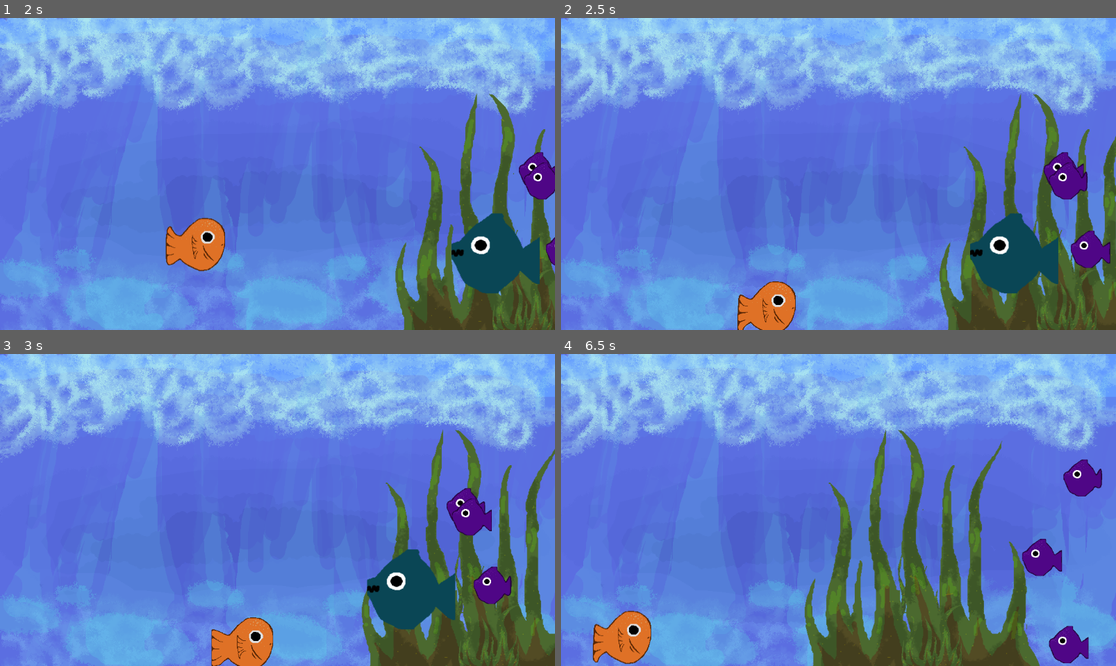
Above: before the commit, frames 1-4 (two rows, left to right).
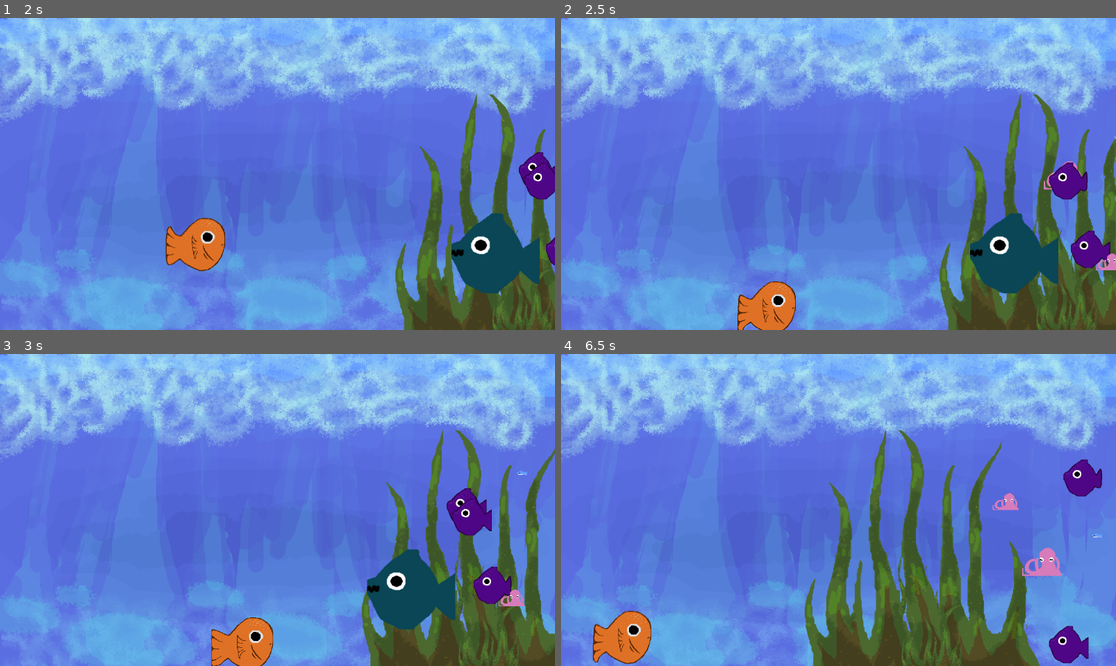
Above: after the commit, the same moments.

Repository: simvatch/Fish-Eater
Game: Godot game, scene res://menu.tscn
Two runs of this game, one before a commit and one after it. Both use one fixed random seed, a clock stepped at 60 frames per second and the inputs below.
Inputs:
- Up to frame 1 (2 s): click "Play" at 0.5 s; hold Right (right) from 1.28 s (still down)
- Up to frame 2 (2.5 s): release Right (right) at 2.03 s; hold Down (down) from 2.03 s (still down)
- Up to frame 3 (3 s): release Down (down) at 2.78 s; hold Right (right) from 2.78 s (still down)
- Up to frame 4 (6.5 s): release Right (right) at 3.53 s; hold Up (up) 3.53-4.28 s; hold Left (left) 4.28-5.78 s; hold Down (down) from 5.78 s (still down)

Frame 1 is identical in both runs. In frame 2, 0.4% of the frame differs, in the area x 86-100%, y 37-81%; in frame 3, 0.2%; in frame 4, 0.9%, in the area x 77-98%, y 44-72%.

Commit message:
fish are back

Diff:
--- a/underwater.tscn
+++ b/underwater.tscn
@@ -16,12 +16,14 @@
 [ext_resource type="Texture2D" uid="uid://d3xbjthmisuoi" path="res://blue_food.png" id="11_ac1bu"]
 [ext_resource type="Script" uid="uid://bv1owf5ijnw8d" path="res://blue.gd" id="11_x7gjk"]
 [ext_resource type="Texture2D" uid="uid://dumona87v6tw5" path="res://new-food-small-swim3.png" id="12_sxahd"]
+[ext_resource type="Texture2D" uid="uid://bnue0maigr0wn" path="res://octopus.png" id="13_56waf"]
 [ext_resource type="Texture2D" uid="uid://cngtfatfhsgdx" path="res://new-food-small-swim4.png" id="13_egjh1"]
 [ext_resource type="FontFile" uid="uid://bxnw4x5pr72cq" path="res://FreckleFace-Regular.ttf" id="18_cn81j"]
 [ext_resource type="Texture2D" uid="uid://daqdvaqtnj6ct" path="res://new-player-evo-swim1.png" id="19_37j1w"]
 [ext_resource type="Texture2D" uid="uid://u1qnp4ribvub" path="res://new-player-evo-swim2.png" id="20_057cj"]
 [ext_resource type="Texture2D" uid="uid://bvhsvdvidggkp" path="res://new-player-evo-swim3.png" id="21_56waf"]
 [ext_resource type="Texture2D" uid="uid://cad1jeuj0sfib" path="res://new-player-evo-swim4.png" id="22_1kg77"]
+[ext_resource type="Texture2D" uid="uid://dfd4mwxy3wccy" path="res://shark!.png" id="24_1kg77"]
 
 [sub_resource type="GDScript" id="GDScript_x7gjk"]
 script/source = "extends Node2D
@@ -94,6 +96,9 @@
 animations = [{
 "frames": [{
 "duration": 1.0,
+"texture": ExtResource("10_mn0x3")
+}, {
+"duration": 1.0,
 "texture": ExtResource("11_2ru4w")
 }, {
 "duration": 1.0,
@@ -103,7 +108,7 @@
 "texture": ExtResource("13_egjh1")
 }, {
 "duration": 1.0,
-"texture": ExtResource("10_mn0x3")
+"texture": ExtResource("13_56waf")
 }],
 "loop": true,
 "name": &"default",
@@ -193,86 +198,86 @@
 "speed": 5.0
 }]
 
-[node name="Node2D" type="Node2D"]
+[node name="Node2D" type="Node2D" unique_id=251930518]
 script = SubResource("GDScript_x7gjk")
 
-[node name="TextureRect" type="TextureRect" parent="."]
+[node name="TextureRect" type="TextureRect" parent="." unique_id=1306106440]
 offset_right = 40.0
 offset_bottom = 40.0
 texture = ExtResource("2_mip7y")
 
-[node name="CharacterBody2D2" type="CharacterBody2D" parent="."]
+[node name="CharacterBody2D2" type="CharacterBody2D" parent="." unique_id=1710558257]
 script = ExtResource("5_mip7y")
 
-[node name="Long" type="Sprite2D" parent="CharacterBody2D2"]
+[node name="Long" type="Sprite2D" parent="CharacterBody2D2" unique_id=660358326]
 position = Vector2(448, 520)
 texture = ExtResource("4_mn0x3")
 
-[node name="Mega" type="Sprite2D" parent="CharacterBody2D2"]
+[node name="Mega" type="Sprite2D" parent="CharacterBody2D2" unique_id=1966308563]
 position = Vector2(824, 392)
 texture = ExtResource("5_2ru4w")
 
-[node name="Small" type="Sprite2D" parent="CharacterBody2D2"]
+[node name="Small" type="Sprite2D" parent="CharacterBody2D2" unique_id=620034203]
 position = Vector2(274, 585)
 texture = ExtResource("6_0q4ab")
 
-[node name="CollisionShape2D" type="CollisionShape2D" parent="CharacterBody2D2"]
+[node name="CollisionShape2D" type="CollisionShape2D" parent="CharacterBody2D2" unique_id=1315599304]
 position = Vector2(498, 15.5)
 shape = SubResource("RectangleShape2D_x7gjk")
 
-[node name="Blue" type="Area2D" parent="." groups=["Colliding"]]
+[node name="Blue" type="Area2D" parent="." unique_id=1668231659 groups=["Colliding"]]
 position = Vector2(940.5, 251.5)
 scale = Vector2(0.6484375, 0.6015625)
 script = ExtResource("11_x7gjk")
 
-[node name="Blue" type="Sprite2D" parent="Blue"]
+[node name="Blue" type="Sprite2D" parent="Blue" unique_id=1946488004]
 position = Vector2(-231.3252, 267.63638)
 scale = Vector2(2.2067003, 2.1615384)
 texture = ExtResource("11_ac1bu")
 
-[node name="Blue2" type="CollisionShape2D" parent="Blue"]
+[node name="Blue2" type="CollisionShape2D" parent="Blue" unique_id=870911691]
 position = Vector2(-232.86755, 260.8879)
 scale = Vector2(3.4031043, 3.5932066)
 shape = SubResource("RectangleShape2D_ac1bu")
 
-[node name="Purple" type="Area2D" parent="." groups=["Colliding", "Purple"]]
+[node name="Purple" type="Area2D" parent="." unique_id=458559135 groups=["Colliding", "Purple"]]
 position = Vector2(940.5, 251.5)
 scale = Vector2(0.64843756, 0.6015625)
 script = ExtResource("9_0q4ab")
 
-[node name="Purple" type="AnimatedSprite2D" parent="Purple"]
+[node name="Purple" type="AnimatedSprite2D" parent="Purple" unique_id=727234934]
 position = Vector2(171.95177, 180.36362)
 scale = Vector2(0.9999999, 1)
 sprite_frames = SubResource("SpriteFrames_cn81j")
 autoplay = "default"
 
-[node name="Purple2" type="CollisionShape2D" parent="Purple"]
+[node name="Purple2" type="CollisionShape2D" parent="Purple" unique_id=1735120458]
 position = Vector2(171.9518, 178.7013)
 scale = Vector2(1.5421684, 1.6623377)
 shape = SubResource("RectangleShape2D_ac1bu")
 
-[node name="Purple2" type="Area2D" parent="." groups=["Colliding", "Purple"]]
+[node name="Purple2" type="Area2D" parent="." unique_id=993261838 groups=["Colliding", "Purple"]]
 position = Vector2(940.5, 251.5)
 scale = Vector2(0.64843756, 0.6015625)
 script = ExtResource("9_0q4ab")
 
-[node name="Purple" type="AnimatedSprite2D" parent="Purple2"]
+[node name="Purple" type="AnimatedSprite2D" parent="Purple2" unique_id=757049871]
 position = Vector2(171.95177, -9.142855)
 scale = Vector2(0.9999999, 1)
 sprite_frames = SubResource("SpriteFrames_p80m1")
 autoplay = "default"
 
-[node name="Purple2" type="CollisionShape2D" parent="Purple2"]
+[node name="Purple2" type="CollisionShape2D" parent="Purple2" unique_id=1646569599]
 position = Vector2(171.95172, -7.4805145)
 scale = Vector2(1.5421684, 1.6623377)
 shape = SubResource("RectangleShape2D_ac1bu")
 
-[node name="Purple3" type="Area2D" parent="." groups=["Colliding", "Purple"]]
+[node name="Purple3" type="Area2D" parent="." unique_id=1393055393 groups=["Colliding", "Purple"]]
 position = Vector2(940.5, 251.5)
 scale = Vector2(0.64843756, 0.6015625)
 script = ExtResource("9_0q4ab")
 
-[node name="Purple" type="AnimatedSprite2D" parent="Purple3"]
+[node name="Purple" type="AnimatedSprite2D" parent="Purple3" unique_id=21795536]
 position = Vector2(108.72287, 383.16882)
 scale = Vector2(0.98795146, 1.0064936)
 sprite_frames = SubResource("SpriteFrames_abf7b")
@@ -280,31 +285,31 @@
 frame = 3
 frame_progress = 1.0
 
-[node name="Purple2" type="CollisionShape2D" parent="Purple3"]
+[node name="Purple2" type="CollisionShape2D" parent="Purple3" unique_id=2102819055]
 position = Vector2(107.18074, 383.16888)
 scale = Vector2(1.5421684, 1.6623377)
 shape = SubResource("RectangleShape2D_ac1bu")
 
-[node name="Level1" type="CharacterBody2D" parent="." groups=["Character", "Colliding"]]
+[node name="Level1" type="CharacterBody2D" parent="." unique_id=1422548596 groups=["Character", "Colliding"]]
 position = Vector2(122, 345)
 rotation = 3.1415927
 scale = Vector2(1.0000007, -1)
 script = ExtResource("3_1k4jg")
 
-[node name="CollisionShape2D" type="CollisionShape2D" parent="Level1"]
+[node name="CollisionShape2D" type="CollisionShape2D" parent="Level1" unique_id=280526105]
 position = Vector2(-0.49999237, 4.75)
 shape = SubResource("RectangleShape2D_0q4ab")
 
-[node name="Fish1" type="AnimatedSprite2D" parent="Level1"]
+[node name="Fish1" type="AnimatedSprite2D" parent="Level1" unique_id=1432057517]
 position = Vector2(-0.99998474, 1)
 rotation = -3.1415925
 scale = Vector2(0.9999993, -1)
 sprite_frames = SubResource("SpriteFrames_6u020")
 autoplay = "default"
 
-[node name="CanvasLayer" type="CanvasLayer" parent="."]
-
-[node name="Plus1" type="Label" parent="CanvasLayer"]
+[node name="CanvasLayer" type="CanvasLayer" parent="." unique_id=629905105]
+
+[node name="Plus1" type="Label" parent="CanvasLayer" unique_id=818747333]
 anchors_preset = 8
 anchor_left = 0.5
 anchor_top = 0.5
@@ -320,19 +325,49 @@
 theme_override_font_sizes/font_size = 100
 text = "+1"
 
-[node name="Level2" type="CharacterBody2D" parent="." groups=["Character", "Colliding"]]
+[node name="Level2" type="CharacterBody2D" parent="." unique_id=1357925706 groups=["Character", "Colliding"]]
 position = Vector2(122, 345)
 rotation = -3.1415925
 scale = Vector2(1.0000007, -1)
 script = ExtResource("3_1k4jg")
 
-[node name="CollisionShape2D" type="CollisionShape2D" parent="Level2"]
+[node name="CollisionShape2D" type="CollisionShape2D" parent="Level2" unique_id=583425037]
 position = Vector2(0, -0.25)
 shape = SubResource("RectangleShape2D_0q4ab")
 
-[node name="Fish2" type="AnimatedSprite2D" parent="Level2"]
+[node name="Fish2" type="AnimatedSprite2D" parent="Level2" unique_id=1247315339]
 position = Vector2(-0.99998474, 1)
 rotation = -3.1415925
 scale = Vector2(0.9999993, -1)
 sprite_frames = SubResource("SpriteFrames_p1bhh")
 autoplay = "default"
+
+[node name="octo" type="Area2D" parent="." unique_id=1173366020 groups=["Colliding", "Purple"]]
+position = Vector2(1550.3555, 402.79297)
+scale = Vector2(0.42047128, 0.36187744)
+script = ExtResource("9_0q4ab")
+
+[node name="octo_box" type="CollisionShape2D" parent="octo" unique_id=524759194]
+position = Vector2(171.9518, 178.7013)
+scale = Vector2(1.5421684, 1.6623377)
+shape = SubResource("RectangleShape2D_ac1bu")
+
+[node name="Sprite2D" type="Sprite2D" parent="octo" unique_id=543386165]
+position = Vector2(171.95166, 279.84485)
+scale = Vector2(0.9999999, 1)
+texture = ExtResource("13_56waf")
+
+[node name="sharky" type="Area2D" parent="." unique_id=1136167885 groups=["Colliding", "Purple"]]
+position = Vector2(2202.2354, 548.5547)
+scale = Vector2(0.1767961, 0.13095528)
+script = ExtResource("9_0q4ab")
+
+[node name="sharkysharky" type="CollisionShape2D" parent="sharky" unique_id=1428954069]
+position = Vector2(171.9518, 178.7013)
+scale = Vector2(1.5421684, 1.6623377)
+shape = SubResource("RectangleShape2D_ac1bu")
+
+[node name="Sprite2D" type="Sprite2D" parent="sharky" unique_id=24096138]
+position = Vector2(171.95166, 279.84485)
+scale = Vector2(0.9999999, 1)
+texture = ExtResource("24_1kg77")
Not shown: 1 places in underwater.tscn that only renumber resources
